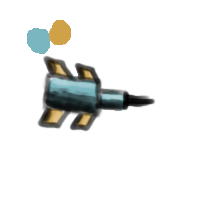
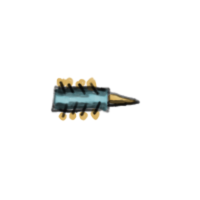
Before/after of a (200, 200) layered artwork. What changed in the layer stack:
added layer "mining lines" above "mining shadow" over bbox(50, 79, 141, 119)
added layer "mining shadow" above "mining light" over bbox(51, 84, 139, 114)
added layer "mining light" (soft light) above "mining color" over bbox(49, 92, 135, 106)
added layer "mining color" above "plasma lines" over bbox(52, 76, 137, 122)
hid "plasma lines" over bbox(37, 55, 156, 132)
hid "plasma shadow" over bbox(40, 57, 128, 129)
hid "plasma light" over bbox(49, 61, 126, 131)
hid "plasma color" over bbox(43, 58, 126, 129)
hid "palette" over bbox(27, 20, 71, 54)
